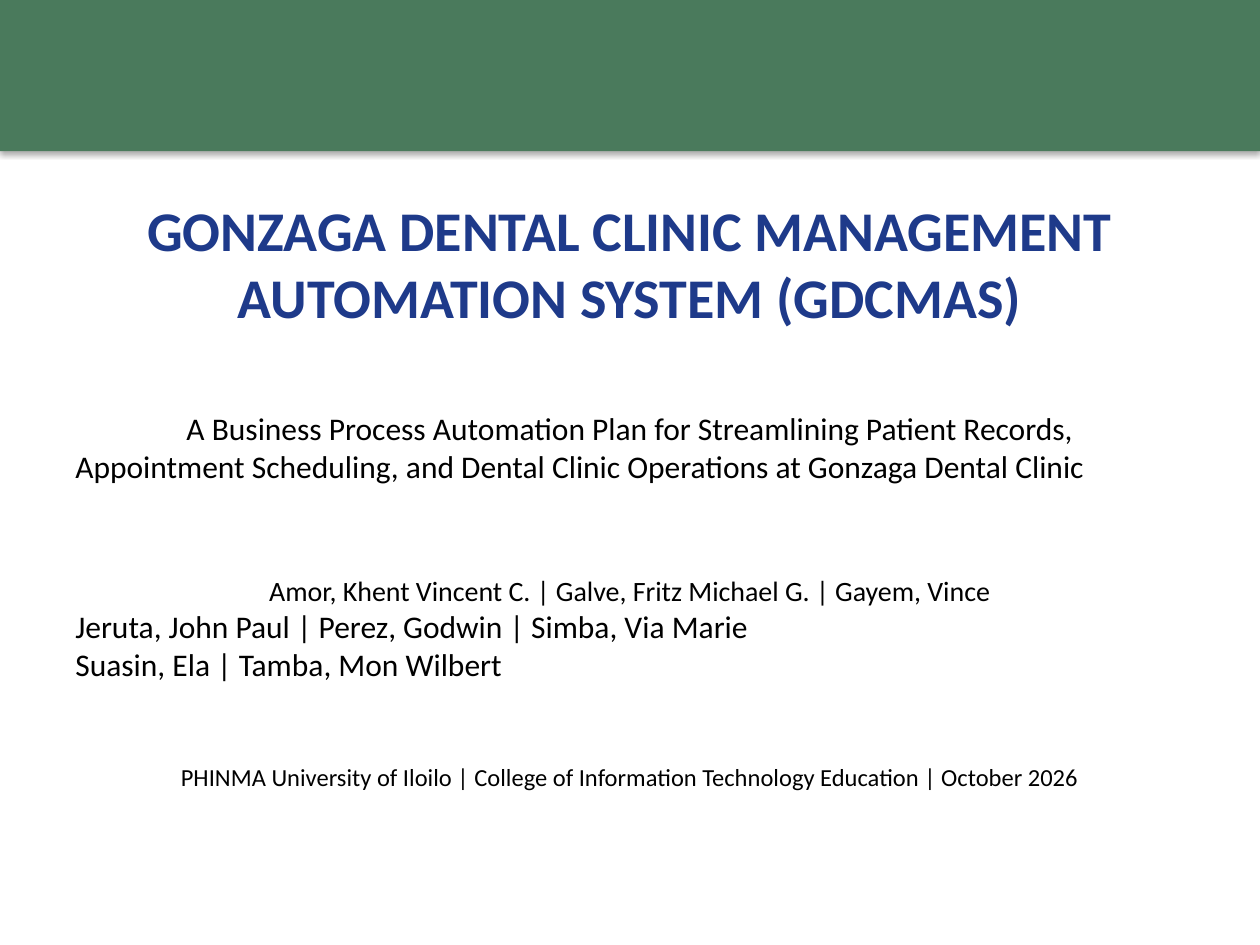
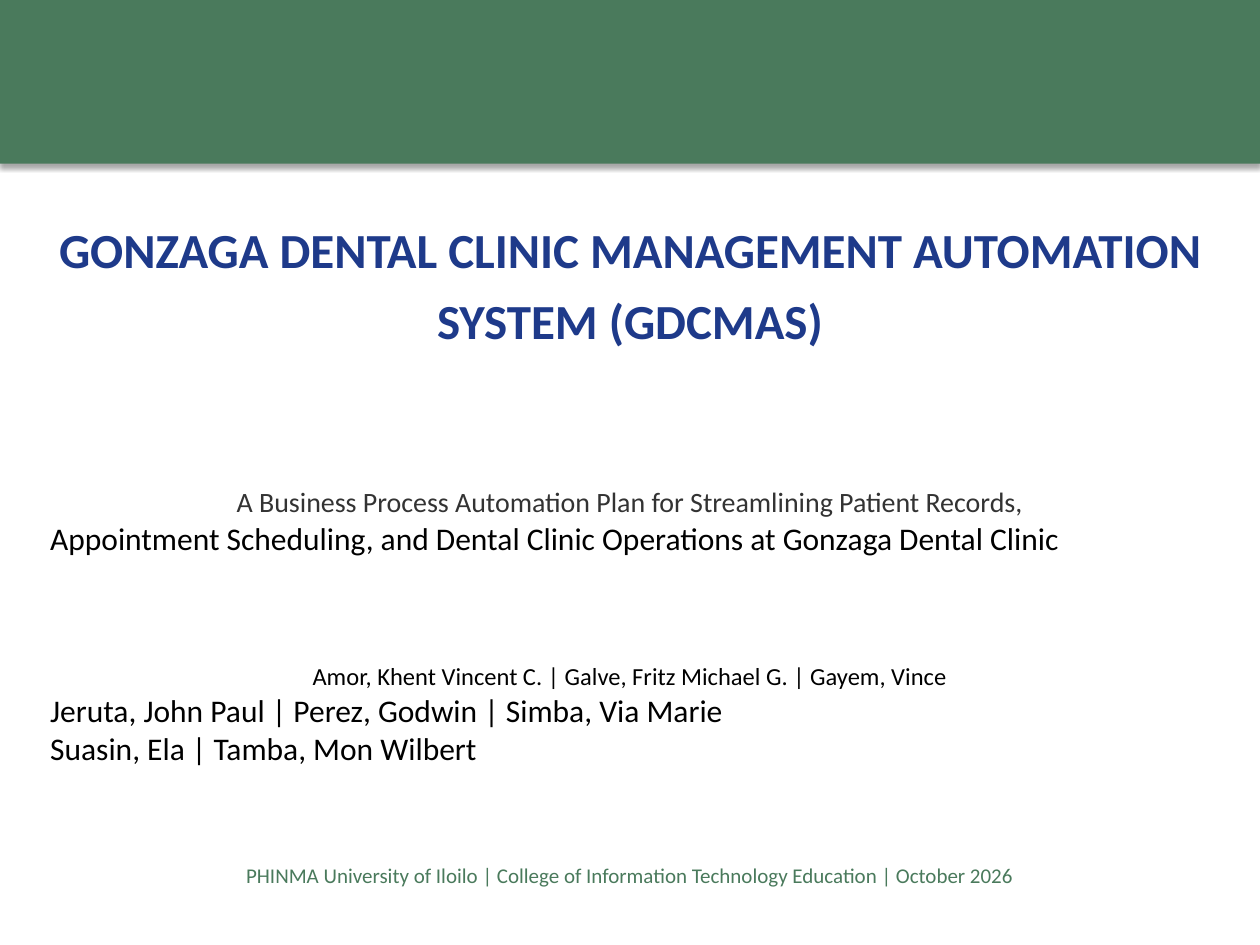
Before and after one commit to fritzmichael1-2/gonzaga-dental-clinic-system, a slide deck: slide 1 of GDCMAS_Final_Defense_Presentation.pptx. Drawn at 1260x945 pixels with LibreOffice and Linux fonts; fonts in the diff are those of the drawing. Boxes give left, top, right and bottom in pixels: in the first picture for what was removed or moved away, otherwise in the second. Text is boxed around its words. In the diff, an @@ line names an element or a change of style, - is before the commit and + after.

Commit message:
Update defense presentation with improved content and design

```diff
--- a/GDCMAS_Final_Defense_Presentation.pptx
+++ b/GDCMAS_Final_Defense_Presentation.pptx
@@ rectangle resized from (x1=0, y1=0, x2=1260, y2=151) to (x1=0, y1=0, x2=1260, y2=164) @@
@@ text "GONZAGA DENTAL CLINIC MANAGEMENT AUTOMATION ..." moved from (x1=147, y1=214, x2=1112, y2=327) to (x1=59, y1=236, x2=1201, y2=347) @@
@@ text "GONZAGA DENTAL CLINIC MANAGEMENT AUTOMATION ..." at (x1=59, y1=236, x2=1201, y2=347): size 32 to 28 pt; line spacing 1 to 1.2 @@
@@ text "A Business Process Automation Plan ..." moved from (x1=75, y1=418, x2=1083, y2=484) to (x1=50, y1=492, x2=1058, y2=556) @@
@@ text at (x1=237, y1=492, x2=1023, y2=517): size 18 to 16 pt, text colour #000000 to #333333 in "A Business Process Automation Plan for Streamlining ..." @@
@@ text "Amor, Khent Vincent C. | ..." moved from (x1=75, y1=581, x2=990, y2=680) to (x1=50, y1=668, x2=946, y2=764) @@
@@ text at (x1=313, y1=668, x2=946, y2=689): size 16 to 14 pt in "Amor, Khent Vincent C. | Galve, Fritz ..." @@
@@ text "PHINMA University of Iloilo | ..." moved from (x1=181, y1=769, x2=1078, y2=791) to (x1=246, y1=868, x2=1013, y2=887) @@
@@ text "PHINMA University of Iloilo | ..." at (x1=246, y1=868, x2=1013, y2=887): size 14 to 12 pt, text colour #000000 to #4A7A5C @@
```
Also in this commit, not shown: 5 other slides changed, 4 slides added, 4 slides removed.
